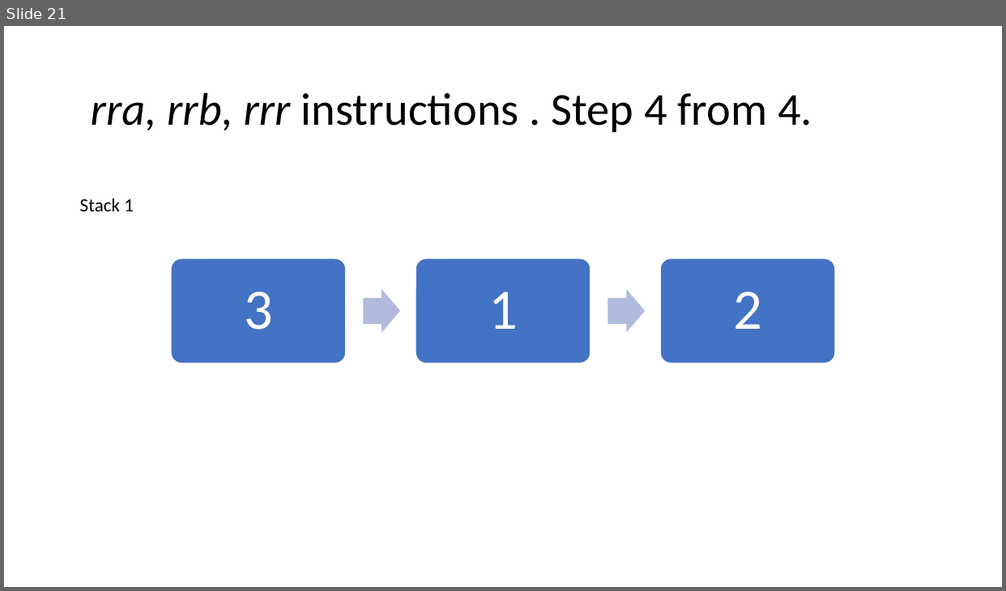
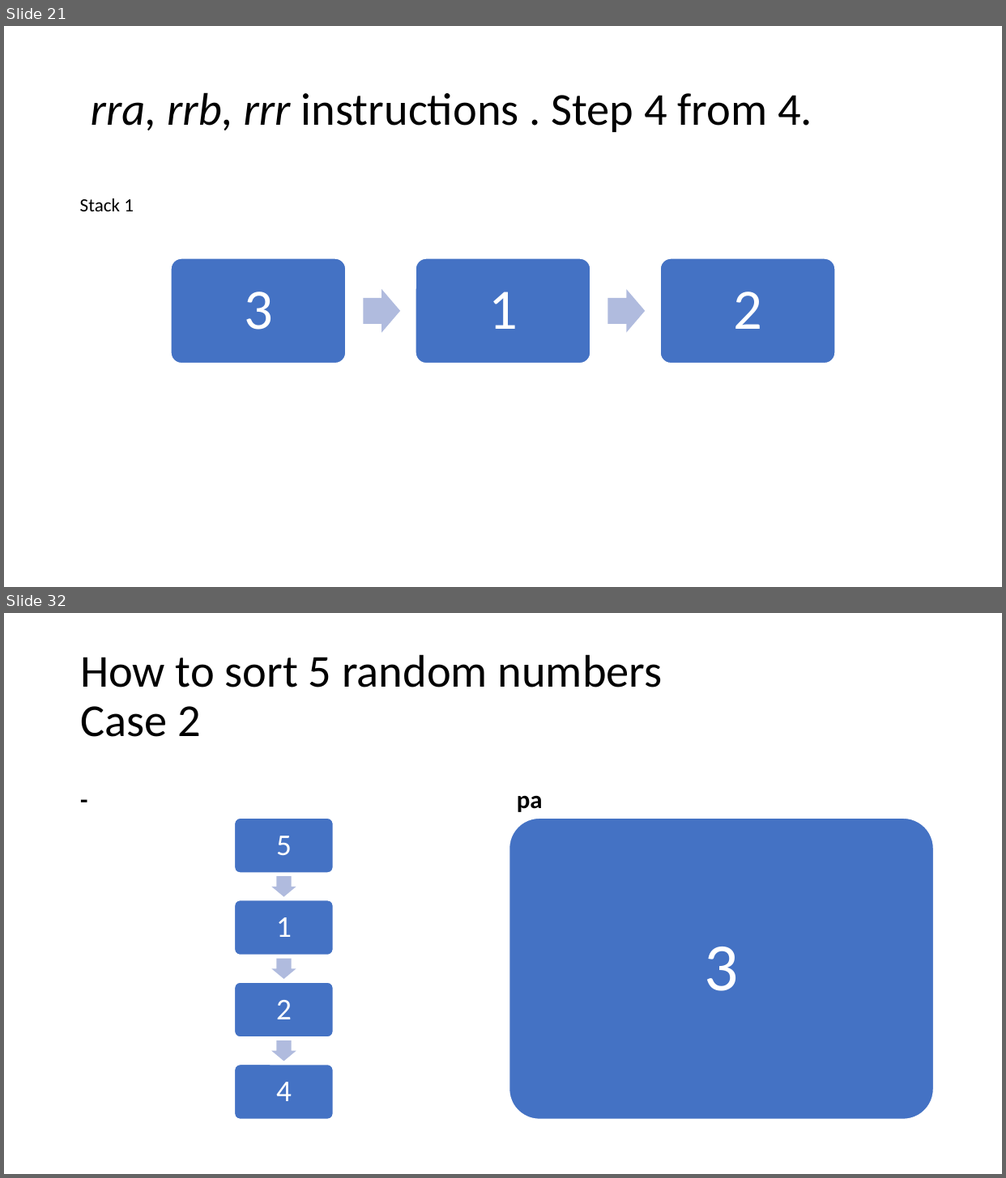
Before and after one commit to orsk-moscow/School21_push_swap, a slide deck: Push_swap.pptx. Shown one above the other, each under a label of ours: slide 21 before the commit, slides 21 and 32 after it; the slides between them are not shown. The pictures are 1006x591 and 1006x1178 pixels, drawn with LibreOffice and Linux fonts; fonts in the diff are those of the drawing. Boxes give left, top, right and bottom in pixels: in the first picture for what was removed or moved away, otherwise in the second. Text is boxed around its words. In the diff, an @@ line names an element or a change of style, - is before the commit and + after.

Commit message:
start attempt with new structure = int number, insigned int index, int binary result

```diff
--- a/Push_swap.pptx
+++ b/Push_swap.pptx
@@ slide 32 added at (4, 613, 1002, 1174), background #FFFFFF @@
@@ title added at (80, 654, 663, 737), 44 pt, text #000000 @@
+How to sort 5 random numbers
+Case 2
@@ text added at (73, 751, 495, 818), 24 pt, text #000000, bold @@
+-
@@ text added at (517, 795, 543, 812), 24 pt, text #000000, bold @@
+pa
@@ rounded rectangle added at (509, 818, 934, 1120), fill #4472C4, outline #FFFFFF 1 pt @@
@@ text added at (704, 947, 738, 991), 65 pt, text #FFFFFF @@
+3
@@ group added at (235, 818, 334, 1120): 4 rounded rectangles, 4 texts, 3 right arrows @@
+5
+1
+2
+4
```
Also in this commit, not shown: 87 other slides added, 7 other files.
